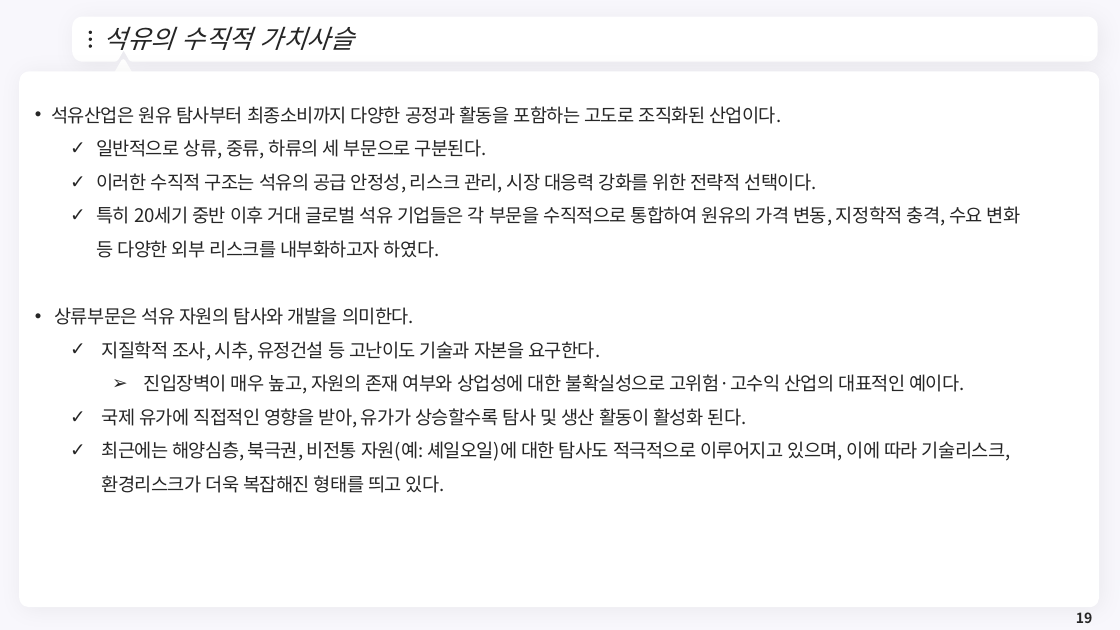
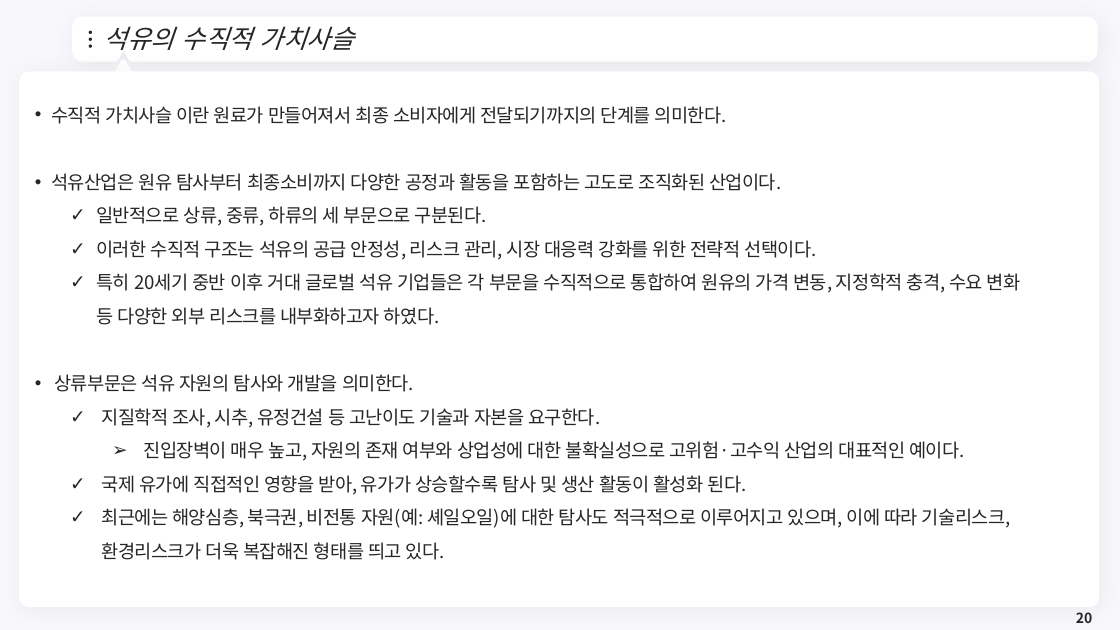
Before and after one commit to meandthey/Teaching, a slide deck: slide 20 of 에너지경제학/자원에너지경제학_Chapter_3 (석유).pptx (slide 19 before the commit). Drawn at 1120x630 pixels with LibreOffice and Linux fonts; fonts in the diff are those of the drawing; background and template pictures are left out. Boxes give left, top, right and bottom in pixels: in the first picture for what was removed or moved away, otherwise in the second. Text is boxed around its words. In the diff, an @@ line names an element or a change of style, - is before the commit and + after.

```diff
--- a/에너지경제학/자원에너지경제학_Chapter_3 (석유).pptx
+++ b/에너지경제학/자원에너지경제학_Chapter_3 (석유).pptx
@@ text at (51,106,727,124): paragraph added @@
+• 수직적 가치사슬 이란 원료가 만들어져서 최종 소비자에게 전달되기까지의 단계를 의미한다.
@@ page number at (1076,612,1092,623): text changed @@
-19
+20
```
Also in this commit, not shown: 7 other slides changed, 3 slides added, 5 other files.
